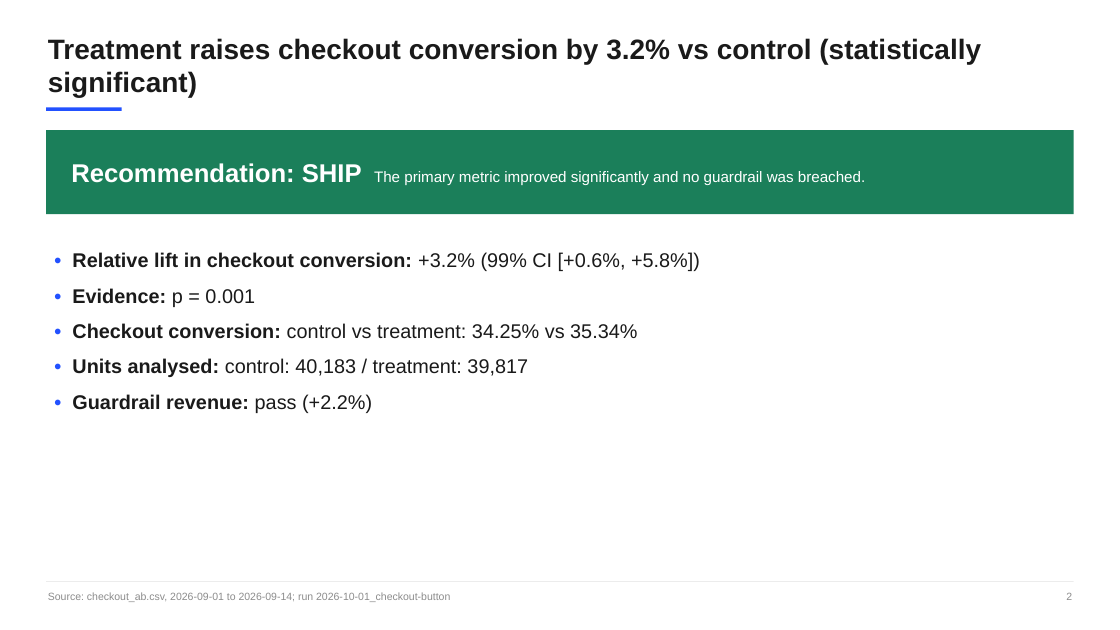
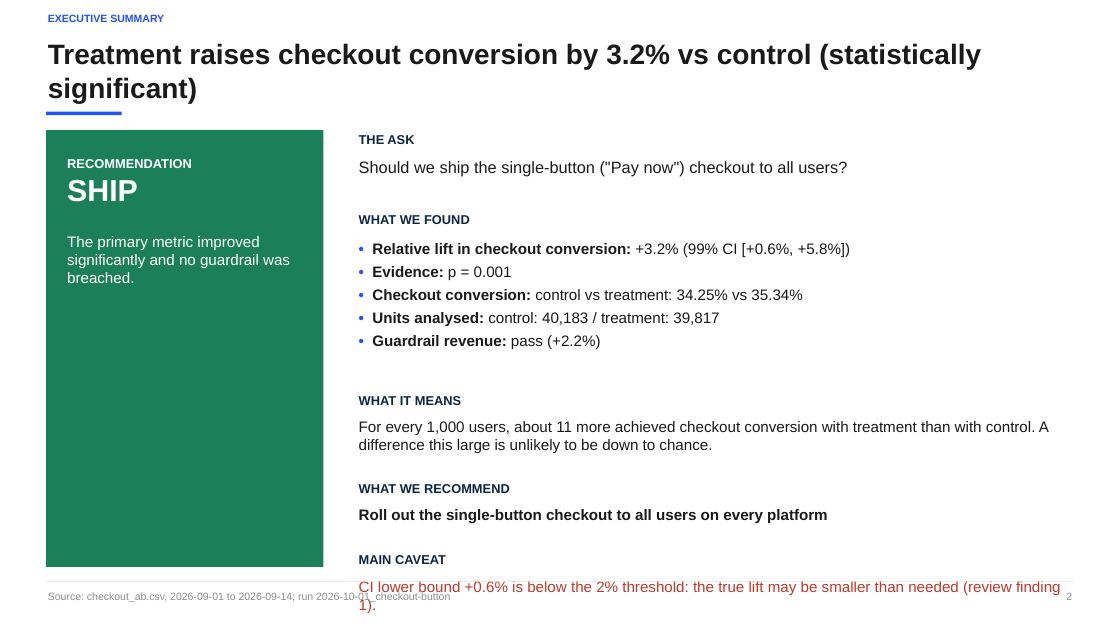
Before and after one commit to rohittiwari001/A-B-Testing-using-Claude-Code, a slide deck: slide 2 of runs/2026-10-01_checkout-button/deck.pptx. Drawn at 1120x630 pixels with LibreOffice and Linux fonts; fonts in the diff are those of the drawing. Boxes give left, top, right and bottom in pixels: in the first picture for what was removed or moved away, otherwise in the second. Text is boxed around its words. In the diff, an @@ line names an element or a change of style, - is before the commit and + after.

```diff
--- a/runs/2026-10-01_checkout-button/deck.pptx
+++ b/runs/2026-10-01_checkout-button/deck.pptx
@@ text added at [48, 14, 164, 22], 9 pt, text #2251FF, bold @@
+EXECUTIVE SUMMARY
@@ text "Treatment raises checkout conversion by ...": place and size @@
-text "Treatment raises checkout conversion by ..." at [48, 38, 981, 97]
+text "Treatment raises checkout conversion by ..." at [48, 43, 981, 103]
@@ rectangle: place and size @@
-rectangle at [46, 108, 122, 111]
+rectangle at [46, 112, 122, 115]
@@ rectangle "RECOMMENDATION": place and size @@
-rectangle "RECOMMENDATION" at [46, 130, 1074, 214]
+rectangle "RECOMMENDATION" at [46, 130, 323, 567]
@@ rectangle "RECOMMENDATION" at [46, 130, 323, 567]: vertical alignment middle to top @@
@@ text added at [359, 135, 414, 144], 11 pt, text #0B2545, bold @@
+THE ASK
@@ text in rectangle at [67, 159, 290, 283]: text changed @@
-Recommendation: SHIP The primary metric improved significantly and no guardrail was breached.
+RECOMMENDATION
+SHIP
+The primary metric improved significantly and no guardrail was breached.
@@ text added at [359, 161, 847, 177], 14 pt, text #1A1A1A @@
+Should we ship the single-button ("Pay now") checkout to all users?
@@ text "• Relative lift in checkout ...": place and size @@
-text "• Relative lift in checkout ..." at [72, 252, 700, 413]
+text "• Relative lift in checkout ..." at [372, 243, 851, 349]
@@ text "• Relative lift in checkout ..." at [372, 243, 851, 349]: size 17 to 13 pt; less space between paragraphs @@
@@ text added at [359, 215, 470, 224], 11 pt, text #0B2545, bold @@
+WHAT WE FOUND
@@ text added at [359, 396, 461, 405], 11 pt, text #0B2545, bold @@
+WHAT IT MEANS
@@ text added at [359, 421, 1049, 453], 13 pt, text #1A1A1A @@
+For every 1,000 users, about 11 more achieved checkout conversion with treatment than with control. A difference this large is unlikely to be down to chance.
@@ text added at [359, 484, 510, 493], 11 pt, text #0B2545, bold @@
+WHAT WE RECOMMEND
@@ text added at [359, 509, 828, 523], 13 pt, text #1A1A1A, bold @@
+Roll out the single-button checkout to all users on every platform
@@ text added at [359, 555, 446, 564], 11 pt, text #0B2545, bold @@
+MAIN CAVEAT
@@ text added at [359, 581, 1061, 613], 13 pt, text #C0392B @@
+CI lower bound +0.6% is below the 2% threshold: the true lift may be smaller than needed (review finding 1).
```
Also in this commit, not shown: 14 other slides changed, 4 slides added, 1 slide removed, 23 other files.
